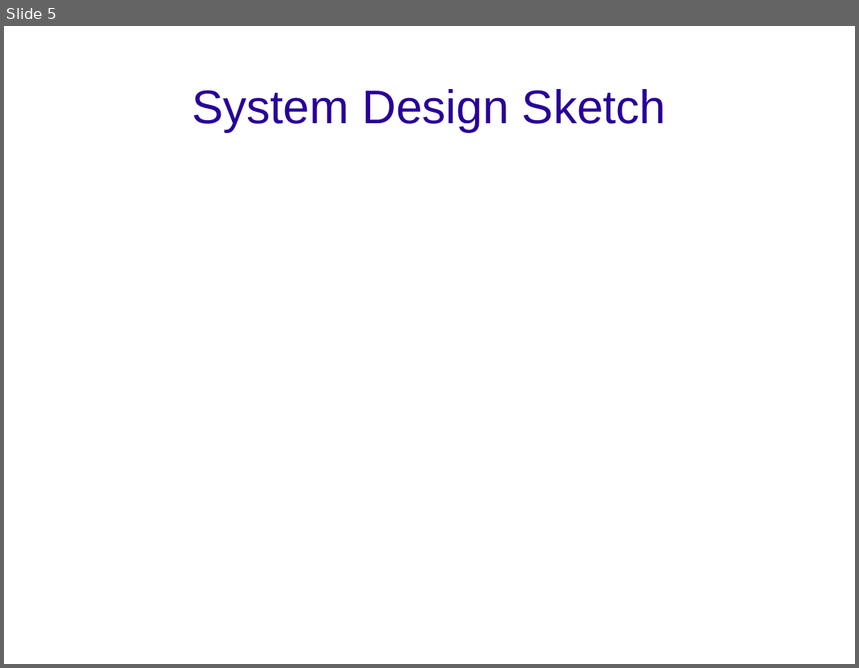
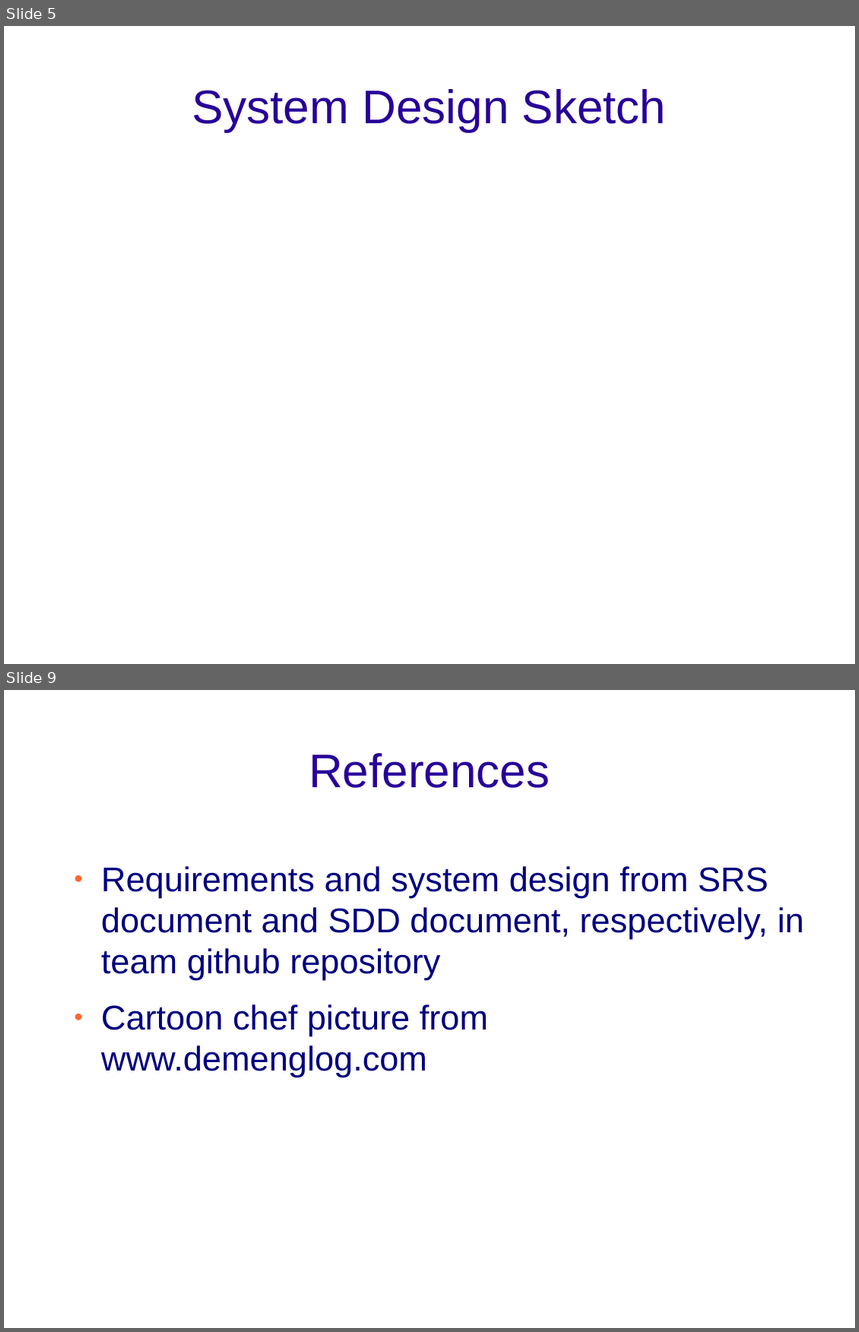
Before and after one commit to connorcook/digidiet, a slide deck: Presentations/demo1.odp. Shown one above the other, each under a label of ours: slide 5 before the commit, slides 5 and 9 after it; the slides between them are not shown. The pictures are 859x668 and 859x1332 pixels, drawn with LibreOffice and Linux fonts; fonts in the diff are those of the drawing; background and template pictures are left out. Boxes give left, top, right and bottom in pixels: in the first picture for what was removed or moved away, otherwise in the second. Text is boxed around its words. In the diff, an @@ line names an element or a change of style, - is before the commit and + after.

Commit message:
Almost complete...finished all but system design slide

```diff
--- a/Presentations/demo1.odp
+++ b/Presentations/demo1.odp
@@ slide 9 added at (4,690,855,1328), background picture (left out) @@
@@ title added at (309,753,550,788), 44 pt, text #280099 @@
+References
@@ text added at (101,866,804,1078), 32 pt, text #000080 @@
+● Requirements and system design from SRS document and SDD document, respectively, in team github repository
+● Cartoon chef picture from www.demenglog.com
```
Also in this commit, not shown: 3 slides changed, 4 other slides added, 5 slides removed.
